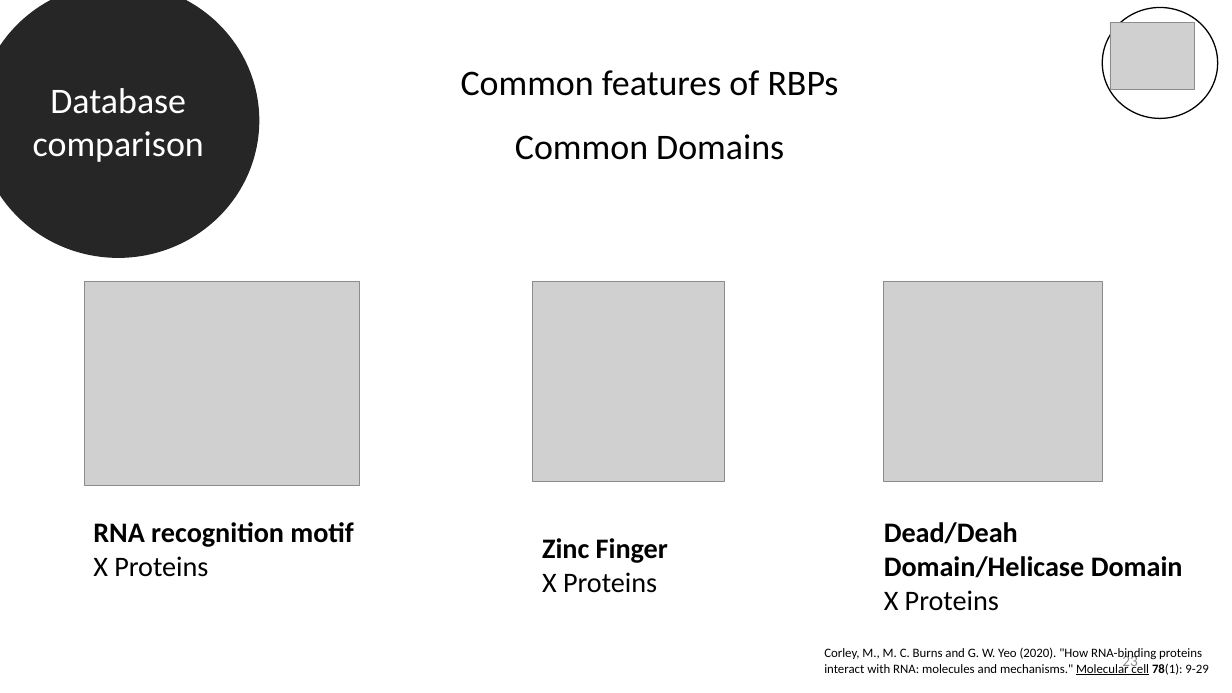
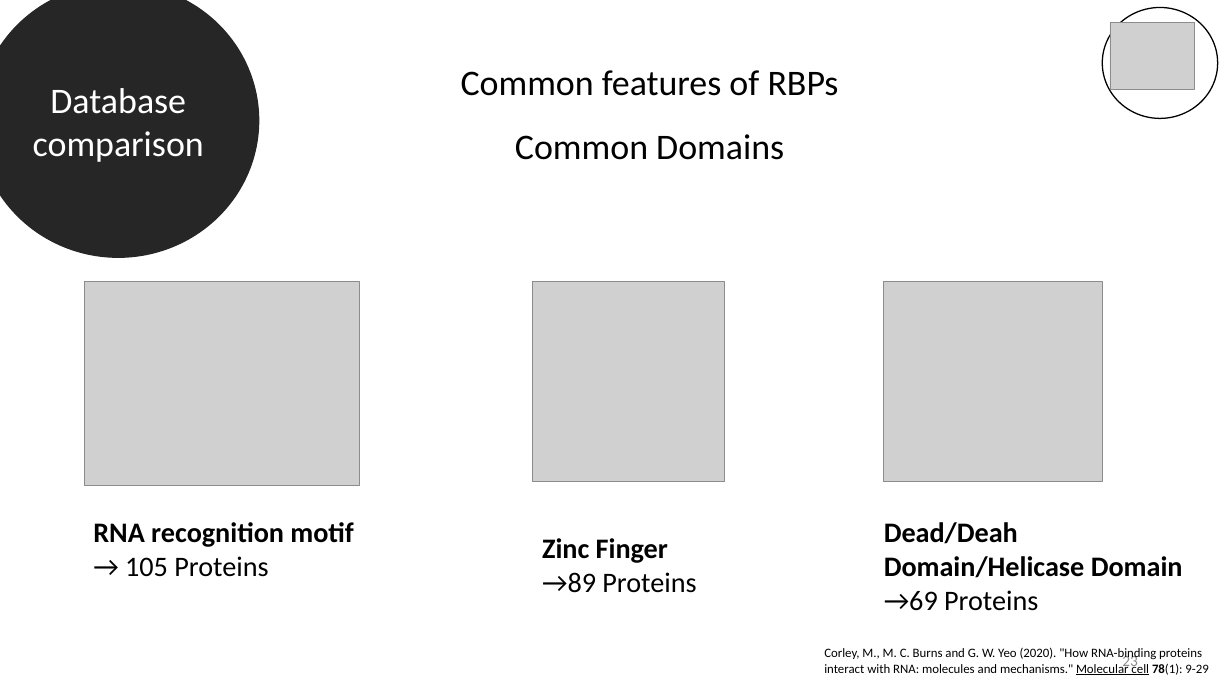
Before and after one commit to datascience-mobi-2022/2022-topic-03-team-05, a slide deck: slide 23 of Final presentation outline & temporary draft.pptx. Drawn at 1232x693 pixels with LibreOffice and Linux fonts; fonts in the diff are those of the drawing; grey boxes stand for pictures. Boxes give left, top, right and bottom in pixels: in the first picture for what was removed or moved away, otherwise in the second. Text is boxed around its words. In the diff, an @@ line names an element or a change of style, - is before the commit and + after.

```diff
--- a/Final presentation outline & temporary draft.pptx
+++ b/Final presentation outline & temporary draft.pptx
@@ text at <box>125,556,268,577</box>: text changed @@
-X Proteins
+→ 105 Proteins
@@ text at <box>542,572,696,593</box>: text changed @@
-X Proteins
+→89 Proteins
@@ text at <box>884,590,1038,611</box>: text changed @@
-X Proteins
+→69 Proteins
```
Also in this commit, not shown: 2 other slides changed, 1 slide removed.
